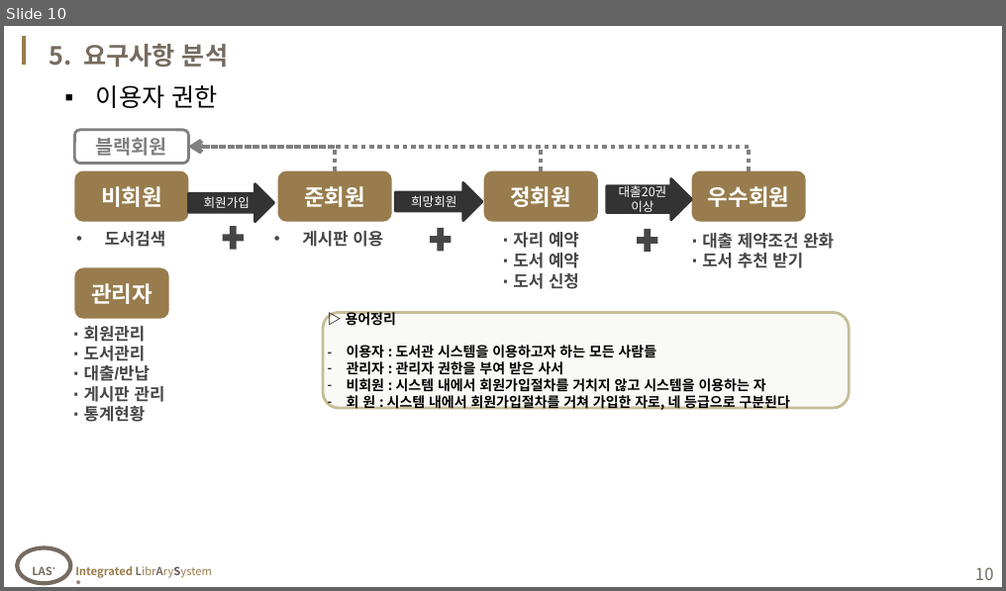
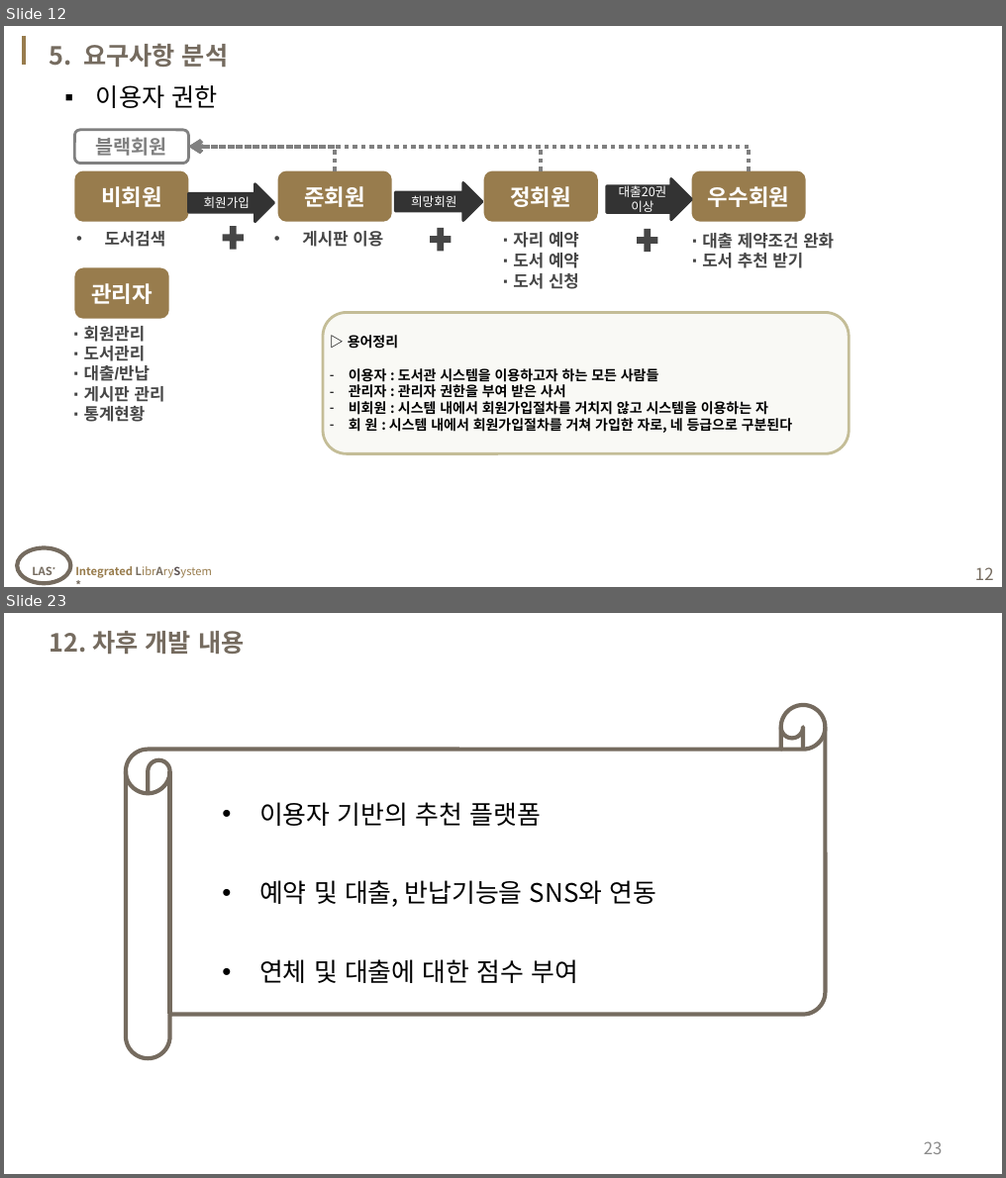
Before and after one commit to ChoiDV/learning, a slide deck: Note/교안/07_1'st Project/sample_ver0624.pptx. Shown one above the other, each under a label of ours: slide 10 before the commit, slides 12 and 23 after it; the slides between them are not shown. The pictures are 1006x591 and 1006x1178 pixels, drawn with LibreOffice and Linux fonts; fonts in the diff are those of the drawing; background and template pictures are left out. Boxes give left, top, right and bottom in pixels: in the first picture for what was removed or moved away, otherwise in the second. Text is boxed around its words. In the diff, an @@ line names an element or a change of style, - is before the commit and + after.

```diff
--- a/Note/교안/07_1'st Project/sample_ver0624.pptx
+++ b/Note/교안/07_1'st Project/sample_ver0624.pptx
@@ slide 23 added at (4, 613, 1002, 1174), background #FFFFFF @@
@@ text added at (50, 631, 244, 654), 18 pt, text #756B5F, bold @@
+12. 차후 개발 내용
@@ horizontal scroll added at (126, 705, 826, 1059), outline #756B5F 3 pt @@
@@ text added at (259, 802, 656, 983), 18.5 pt, text #000000 @@
+• 이용자 기반의 추천 플랫폼
+• 예약 및 대출, 반납기능을 SNS와 연동
+• 연체 및 대출에 대한 점수 부여
@@ page number added at (924, 1142, 943, 1155), 12 pt, text #8C8C8C @@
+23
@@ what was slide 10 is now slide 12 @@
@@ slide 12 changed as well @@
@@ rounded rectangle "▷ 용어정리": place and size @@
-rounded rectangle "▷ 용어정리" at (324, 312, 849, 408)
+rounded rectangle "▷ 용어정리" at (324, 312, 849, 454)
@@ page number at (975, 568, 994, 580): text changed @@
-10
+12
```
Also in this commit, not shown: 7 other slides changed, 10 other slides added, 11 other files.
